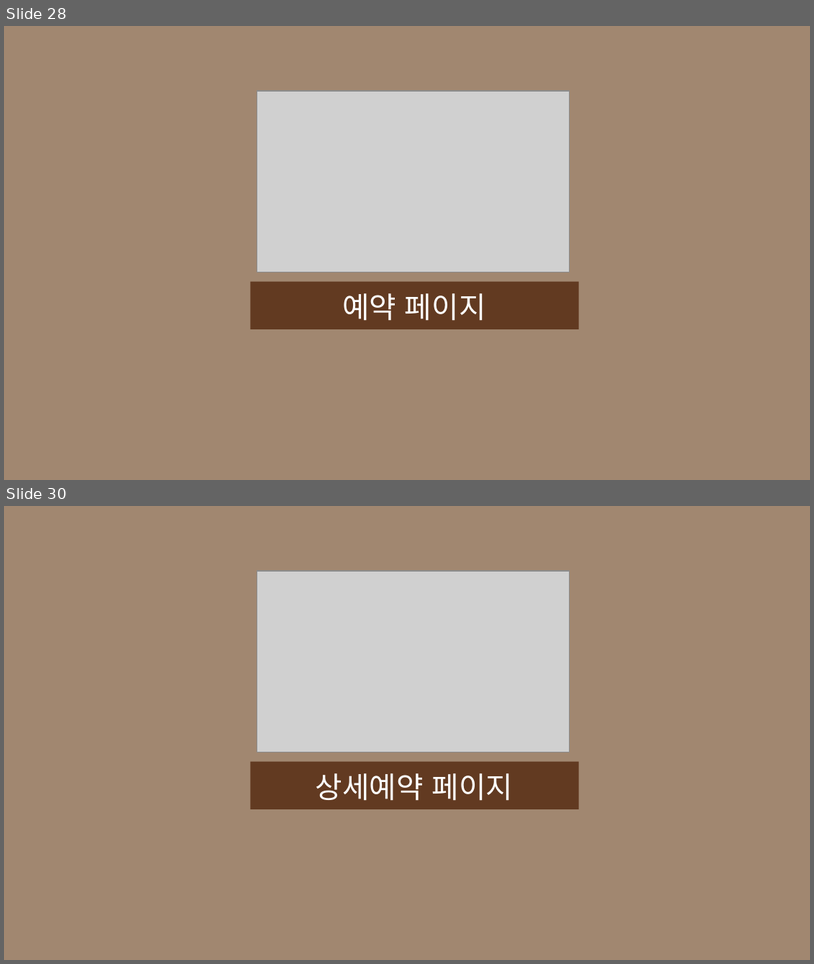
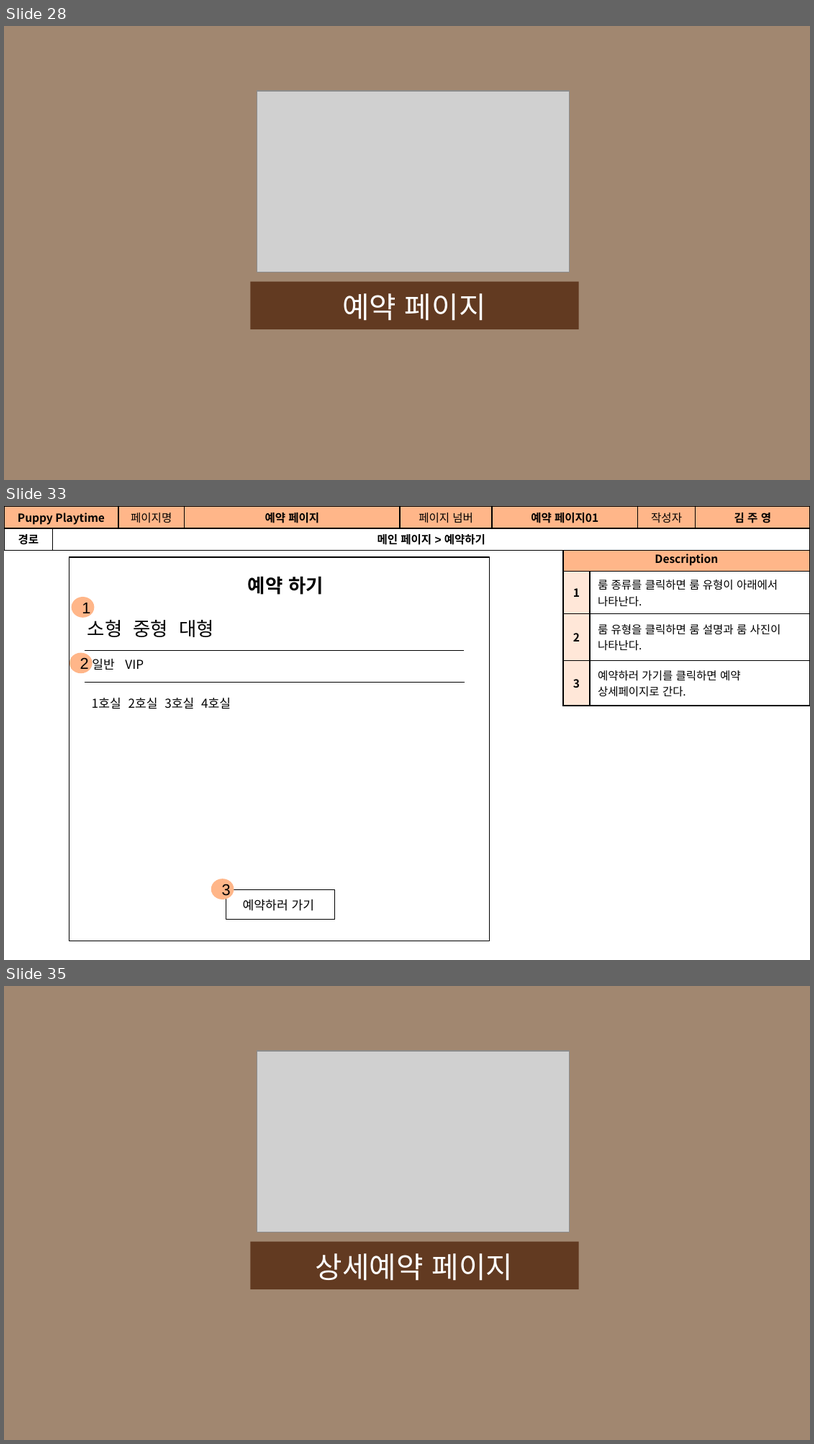
Before and after one commit to Jogging-Kim-Chaebak/PuppyPlaytime, a slide deck: 프로젝트 산출물/9. 스토리보드/Puppy Playtime 사용자 스토리보드.pptx. Shown one above the other, each under a label of ours: slides 28 and 30 before the commit, slides 28, 33 and 35 after it; the slides between them are not shown. The pictures are 814x964 and 814x1444 pixels, drawn with LibreOffice and Linux fonts; fonts in the diff are those of the drawing; grey boxes stand for pictures. Boxes give left, top, right and bottom in pixels: in the first picture for what was removed or moved away, otherwise in the second. Text is boxed around its words. In the diff, an @@ line names an element or a change of style, - is before the commit and + after.

```diff
--- a/프로젝트 산출물/9. 스토리보드/Puppy Playtime 사용자 스토리보드.pptx
+++ b/프로젝트 산출물/9. 스토리보드/Puppy Playtime 사용자 스토리보드.pptx
@@ slide 33 added at (x1=4, y1=506, x2=810, y2=960), background #FFFFFF @@
@@ table added at (x1=4, y1=506, x2=810, y2=548), 2 rows, 8 columns @@
+Puppy Playtime |  | 페이지명 | 예약 페이지 | 페이지 넘버 | 예약 페이지01 | 작성자 | 김 주 영
+경로 | 메인 페이지 > 예약하기 |  |  |  |  |  | 
@@ text added at (x1=12, y1=510, x2=129, y2=525), 10 pt, text #000000, bold @@
+공간(오피스) 대여 시스템
@@ table added at (x1=563, y1=545, x2=810, y2=705), 4 rows, 2 columns @@
+Description | 
+1 | 룸 종류를 클릭하면 룸 유형이 아래에서 나타난다.
+2 | 룸 유형을 클릭하면 룸 설명과 룸 사진이 나타난다.
+3 | 예약하러 가기를 클릭하면 예약 상세페이지로 간다.
@@ rectangle added at (x1=70, y1=557, x2=489, y2=940), outline #000000 0.75 pt @@
@@ text added at (x1=248, y1=576, x2=324, y2=595), 17 pt, text #000000, bold @@
+예약 하기
@@ ellipse added at (x1=72, y1=598, x2=93, y2=616), fill #FFB689, outline #FFB689 2 pt, 14 pt, text #000000 @@
+1
@@ text added at (x1=88, y1=620, x2=214, y2=637), 17 pt, text #000000 @@
+소형 중형 대형
@@ ellipse added at (x1=71, y1=654, x2=92, y2=672), fill #FFB689, outline #FFB689 2 pt, 14 pt, text #000000 @@
+2
@@ line added from (85, 650) to (465, 650), #000000 0.75 pt @@
@@ text added at (x1=92, y1=659, x2=144, y2=669), 11 pt, text #000000 @@
+일반 VIP
@@ line added from (85, 682) to (465, 682), #000000 0.75 pt @@
@@ text added at (x1=92, y1=698, x2=231, y2=709), 11 pt, text #000000 @@
+1호실 2호실 3호실 4호실
@@ ellipse added at (x1=212, y1=880, x2=233, y2=898), fill #FFB689, outline #FFB689 2 pt, 14 pt, text #000000 @@
+3
@@ rectangle added at (x1=226, y1=889, x2=335, y2=918), outline #000000 0.75 pt @@
@@ text added at (x1=243, y1=899, x2=315, y2=911), 11 pt, text #000000 @@
+예약하러 가기
@@ what was slide 30 is now slide 35 @@
```
Also in this commit, not shown: 15 slides changed, 8 other slides added, 1 slide removed, 1 other file.
